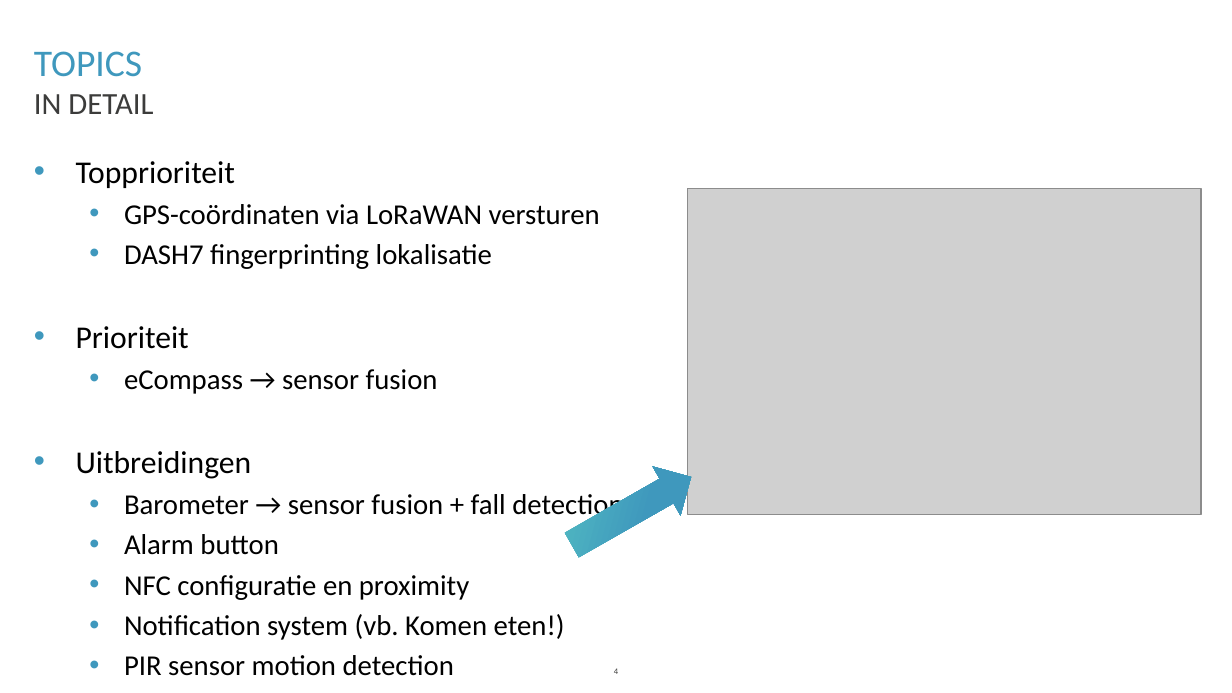
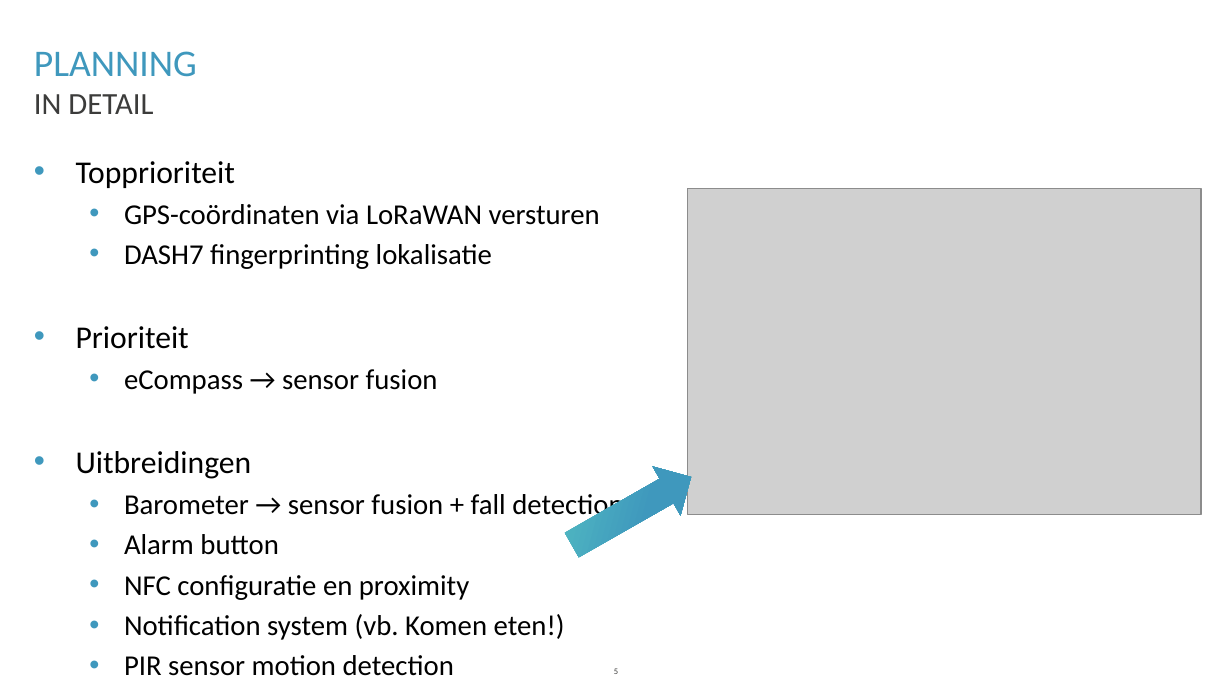
Before and after one commit to lennertvanhasselt/lowpowTLJL, a slide deck: slide 5 of Presentatie_groep_3.pptx (slide 4 before the commit). Drawn at 1232x693 pixels with LibreOffice and Linux fonts; fonts in the diff are those of the drawing; grey boxes stand for pictures; background and template pictures are left out. Boxes give left, top, right and bottom in pixels: in the first picture for what was removed or moved away, otherwise in the second. Text is boxed around its words. In the diff, an @@ line names an element or a change of style, - is before the commit and + after.

```diff
--- a/Presentatie_groep_3.pptx
+++ b/Presentatie_groep_3.pptx
@@ title at (34, 51, 197, 77): text changed @@
-TOPICS
+PLANNING
```
Also in this commit, not shown: 4 other slides changed, 5 slides added, 2 slides removed, 1 other file.
